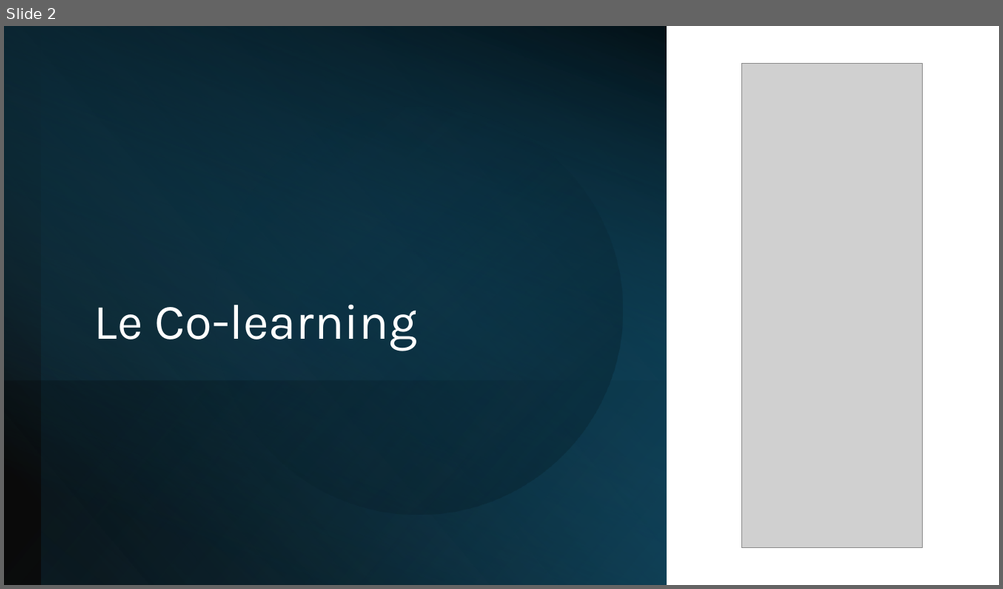
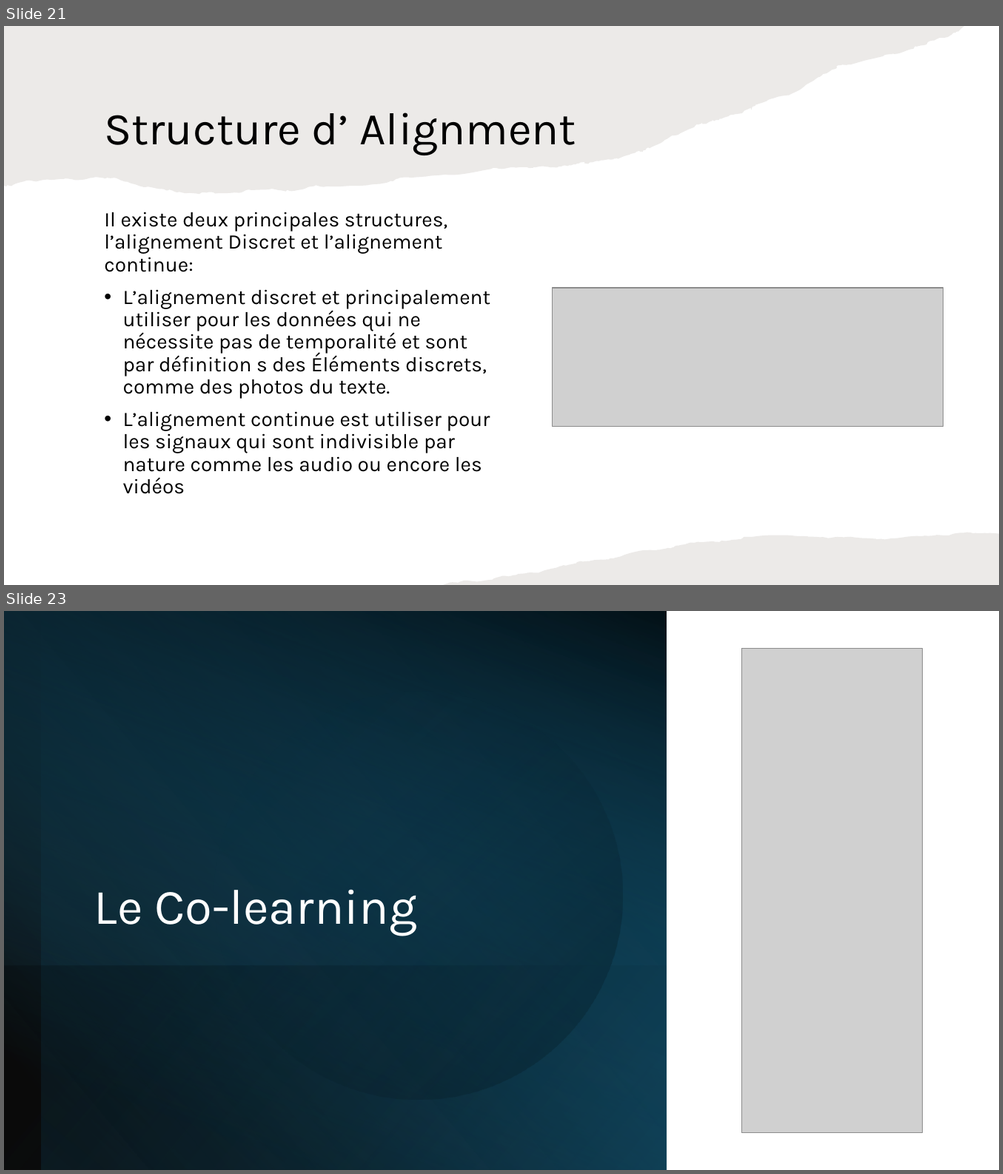
Before and after one commit to IzowRM/Stage-Cetic, a slide deck: Doc Slide/Slide Jeudi 11_09.pptx. Shown one above the other, each under a label of ours: slide 2 before the commit, slides 21 and 23 after it; the slides between them are not shown. The pictures are 1003x589 and 1003x1174 pixels, drawn with LibreOffice and Linux fonts; fonts in the diff are those of the drawing; grey boxes stand for pictures. Boxes give left, top, right and bottom in pixels: in the first picture for what was removed or moved away, otherwise in the second. Text is boxed around its words. In the diff, an @@ line names an element or a change of style, - is before the commit and + after.

```diff
--- a/Doc Slide/Slide Jeudi 11_09.pptx
+++ b/Doc Slide/Slide Jeudi 11_09.pptx
@@ slide 21 added at (4, 26, 999, 585), background #FFFFFF @@
@@ freeform shape added at (4, 26, 965, 194), fill #82766A at 15% opacity @@
@@ title added at (104, 113, 576, 156), 44 pt, text #000000 @@
+Structure d’ Alignment
@@ text added at (104, 212, 490, 494), 20 pt, text #000000 @@
+Il existe deux principales structures, l’alignement Discret et l’alignement continue:
+• L’alignement discret et principalement utiliser pour les données qui ne nécessite pas de temporalité et sont par définition s des Éléments discrets, comme des photos du texte.
+• L’alignement continue est utiliser pour les signaux qui sont indivisible par nature comme les audio ou encore les vidéos
@@ picture added at (552, 288, 943, 426) @@
@@ freeform shape added at (444, 533, 999, 585), fill #82766A at 15% opacity @@
@@ what was slide 2 is now slide 23 @@
```
Also in this commit, not shown: 21 other slides added, 1 slide removed, 2 other files.
